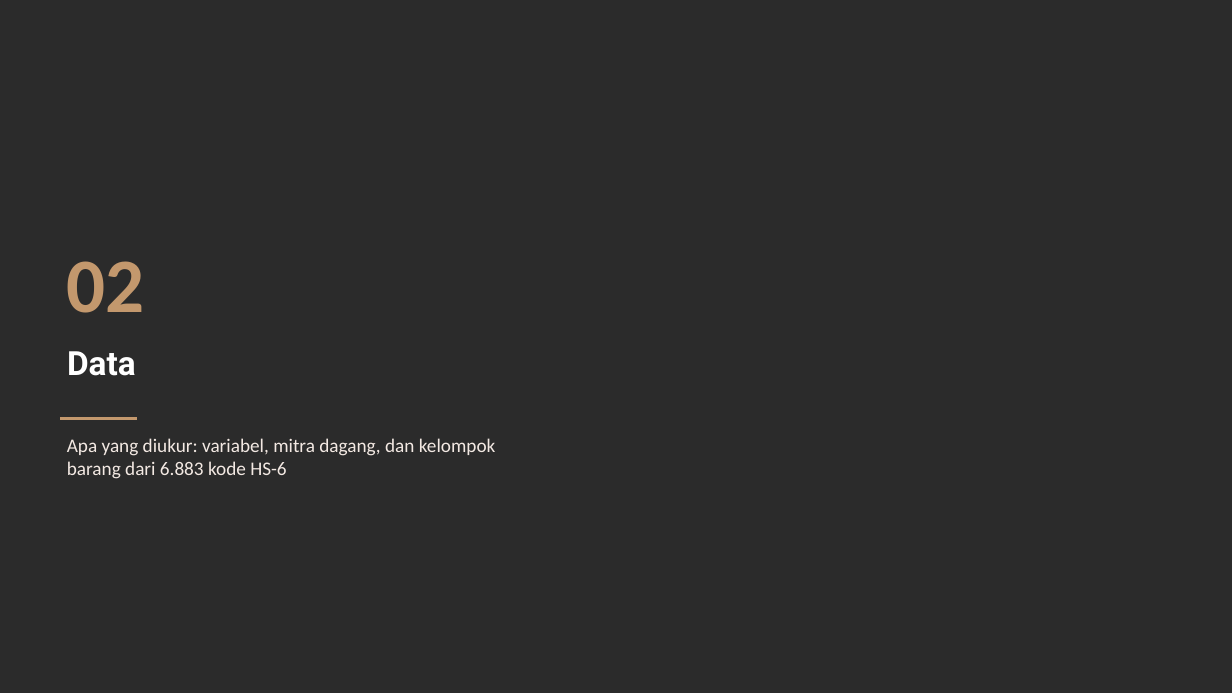
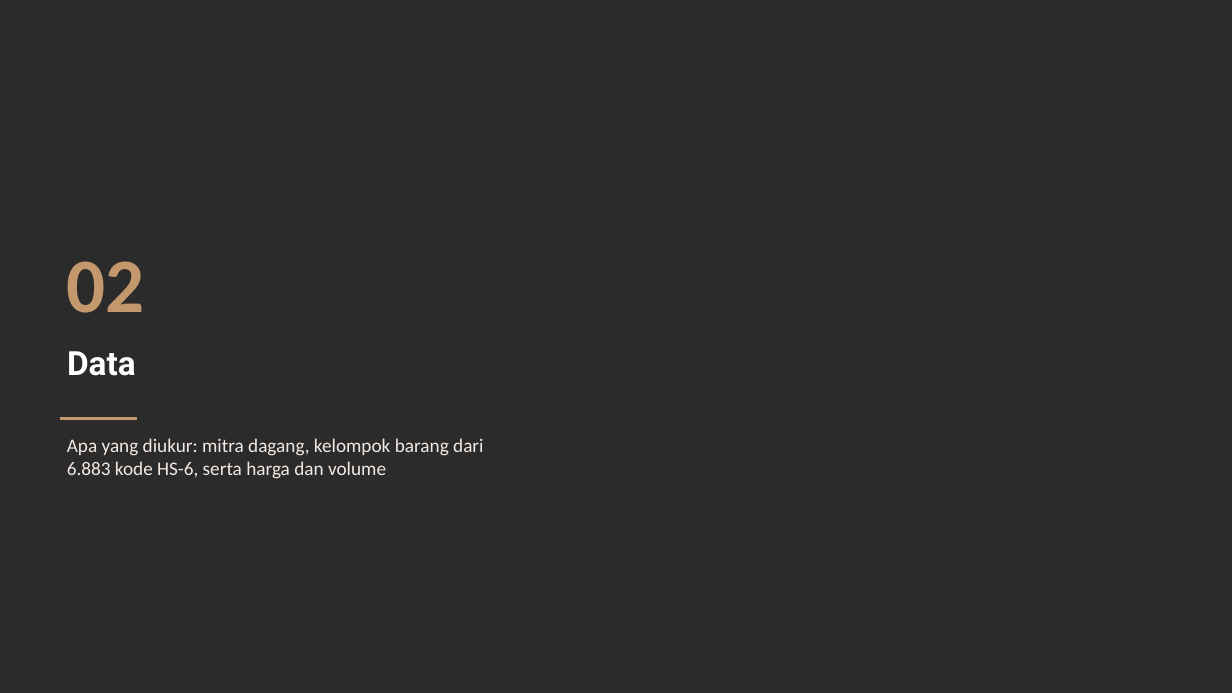
Before and after one commit to muhamadhaikal128/Pengaruh-Depresiasi-Rupiah-Terhadap-Trade-Balance, a slide deck: slide 10 of Haikal/output/3_ppt/Depresiasi_Rupiah_Trade_Balance.pptx. Drawn at 1232x693 pixels with LibreOffice and Linux fonts; fonts in the diff are those of the drawing; background and template pictures are left out; a plain dark background stands for a picture behind light text. Boxes give left, top, right and bottom in pixels: in the first picture for what was removed or moved away, otherwise in the second. Text is boxed around its words. In the diff, an @@ line names an element or a change of style, - is before the commit and + after.

Commit message:
Haikal: revisi metodologi (ARDL vs LP, intuisi LP, interpretasi koefisien), episode vs IPI mitra dan PDB, RQ1 dibedah diperjelas, mengapa negatif + lanjutan

```diff
--- a/Haikal/output/3_ppt/Depresiasi_Rupiah_Trade_Balance.pptx
+++ b/Haikal/output/3_ppt/Depresiasi_Rupiah_Trade_Balance.pptx
@@ text at [67,438,483,479]: text changed @@
-Apa yang diukur: variabel, mitra dagang, dan kelompok barang dari 6.883 kode HS-6
+Apa yang diukur: mitra dagang, kelompok barang dari 6.883 kode HS-6, serta harga dan volume
```
Also in this commit, not shown: 5 other slides changed, 5 slides added, 2 slides removed, 6 other files.
